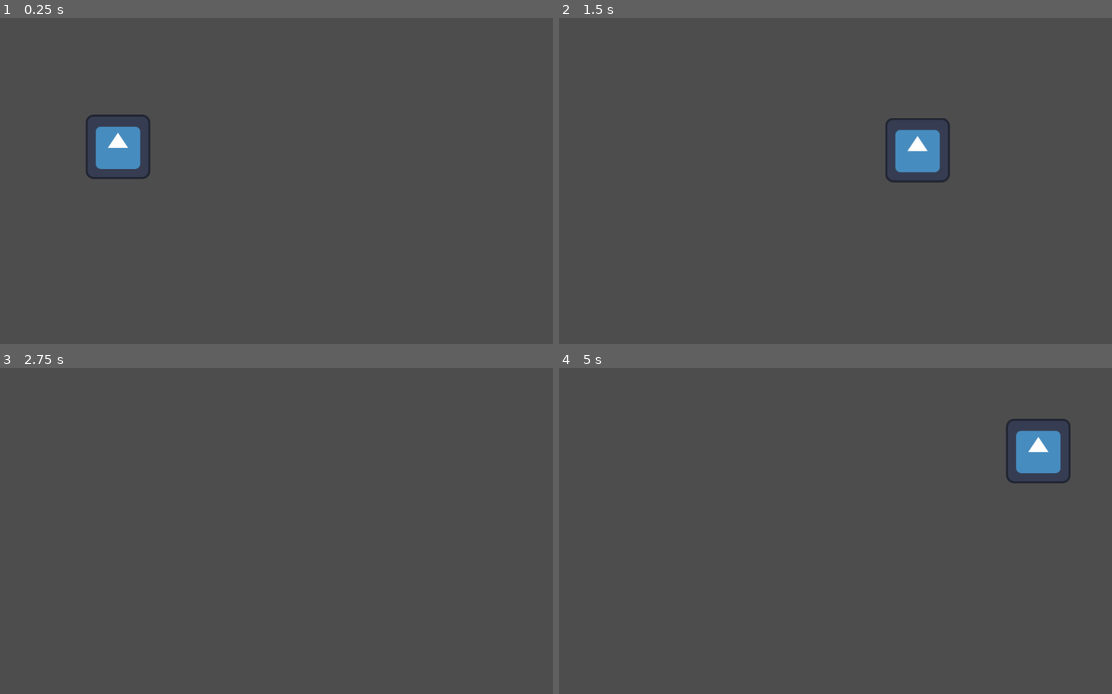
Above: before the commit, frames 1-4 (two rows, left to right).
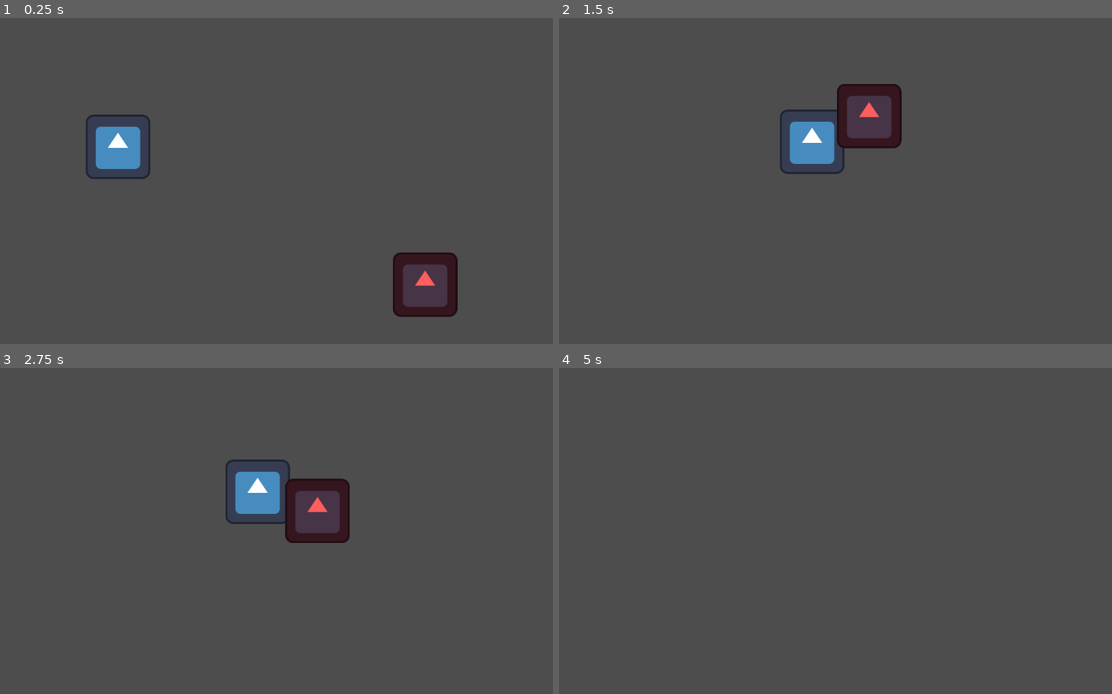
Above: after the commit, the same moments.

Repository: vilu350/Flying-Cats-Studio
Game: Godot game, scene res://test_map.tscn
The game is run twice, just before and just after one commit, with the same random seed, the same clock (stepped at 60 frames per second) and the same inputs. The project has no main scene, so this scene is started directly. The engine's default icon, where the game draws it, is replaced by a stand-in: a white triangle on a blue panel in a dark square.
Inputs:
- Up to frame 1 (0.25 s): no input
- Up to frame 2 (1.5 s): hold D (move_right) 0.53-1.28 s; hold Down (move_down) from 1.28 s (still down)
- Up to frame 3 (2.75 s): release Down (move_down) at 2.03 s; hold D (move_right) from 2.03 s (still down)
- Up to frame 4 (5 s): release D (move_right) at 2.78 s; hold Up (move_up) 2.78-3.53 s; hold A (move_left) from 3.53 s (still down); tap Enter at 4.25 s

The runs differ from the first frame. In frame 1, 2.3% of the frame differs, in the area x 71-83%, y 71-92%; in frame 2, 4.8%, in the area x 40-71%, y 20-51%; in frame 3, 3.6%; in frame 4, 1.4%.

Commit message:
Worked on Enemy AI

Diff:
--- /dev/null
+++ b/flying-cats-studio/enemy.gd
@@ -0,0 +1,18 @@
+extends CharacterBody2D
+#left off at M9L13 half way down
+@onready var _hit_box: Area2D = %HitBox
+
+@export var max_speed := 1000.0
+@export var acceleration := 1100.0
+@export var deceleration := 900.0
+
+func _physics_process(delta: float) -> void:
+	var direction := global_position.direction_to(get_global_player_position())
+	var distance := global_position.distance_to(get_global_player_position())
+	var speed := max_speed if distance > 100 else max_speed * distance / 100
+	var desired_velocity := direction * speed
+	velocity = velocity.move_toward(desired_velocity, acceleration * delta)
+	move_and_slide()
+
+func get_global_player_position() -> Vector2:
+	return get_tree().root.get_node("TestMap/Player").global_position
--- /dev/null
+++ b/flying-cats-studio/enemy.tscn
@@ -0,0 +1,26 @@
+[gd_scene load_steps=5 format=3 uid="uid://bfh2r6snhtqj8"]
+
+[ext_resource type="Script" uid="uid://di2b8sptlwu01" path="res://enemy.gd" id="1_4gyqm"]
+[ext_resource type="Texture2D" uid="uid://li4bh4x6nks5" path="res://icon.svg" id="2_qi2p4"]
+
+[sub_resource type="CircleShape2D" id="CircleShape2D_44cfe"]
+radius = 62.0
+
+[sub_resource type="CircleShape2D" id="CircleShape2D_4gyqm"]
+radius = 67.0
+
+[node name="Enemy" type="CharacterBody2D"]
+script = ExtResource("1_4gyqm")
+
+[node name="CollisionShape2D" type="CollisionShape2D" parent="."]
+shape = SubResource("CircleShape2D_44cfe")
+
+[node name="Sprite2D" type="Sprite2D" parent="."]
+self_modulate = Color(1, 0.37, 0.37, 1)
+texture = ExtResource("2_qi2p4")
+
+[node name="HitBox" type="Area2D" parent="."]
+unique_name_in_owner = true
+
+[node name="CollisionShape2D" type="CollisionShape2D" parent="HitBox"]
+shape = SubResource("CircleShape2D_4gyqm")
--- a/flying-cats-studio/test_map.tscn
+++ b/flying-cats-studio/test_map.tscn
@@ -1,7 +1,8 @@
-[gd_scene load_steps=3 format=3 uid="uid://3mubng0v8qua"]
+[gd_scene load_steps=4 format=3 uid="uid://3mubng0v8qua"]
 
-[ext_resource type="PackedScene" uid="uid://c3t26ejgfvyr1" path="res://Player.tscn" id="1_4wuf8"]
+[ext_resource type="PackedScene" uid="uid://c3t26ejgfvyr1" path="res://player.tscn" id="1_4wuf8"]
 [ext_resource type="PackedScene" uid="uid://ulvpmos54la4" path="res://obstacle.tscn" id="2_s02eq"]
+[ext_resource type="PackedScene" uid="uid://bfh2r6snhtqj8" path="res://enemy.tscn" id="3_s02eq"]
 
 [node name="TestMap" type="Node2D"]
 
@@ -10,3 +11,6 @@
 
 [node name="Obstacle" parent="." instance=ExtResource("2_s02eq")]
 position = Vector2(578, 358)
+
+[node name="Enemy" parent="." instance=ExtResource("3_s02eq")]
+position = Vector2(932, 545)
Not shown, added: flying-cats-studio/enemy.gd.uid
